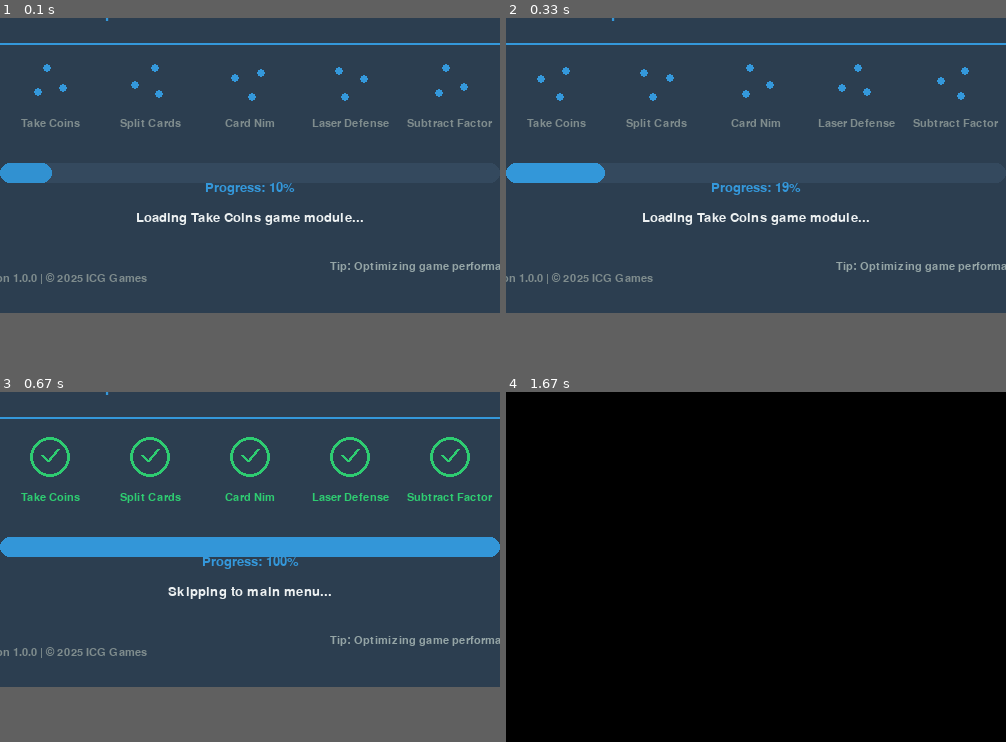
Above: before the commit, frames 1-4 (two rows, left to right).
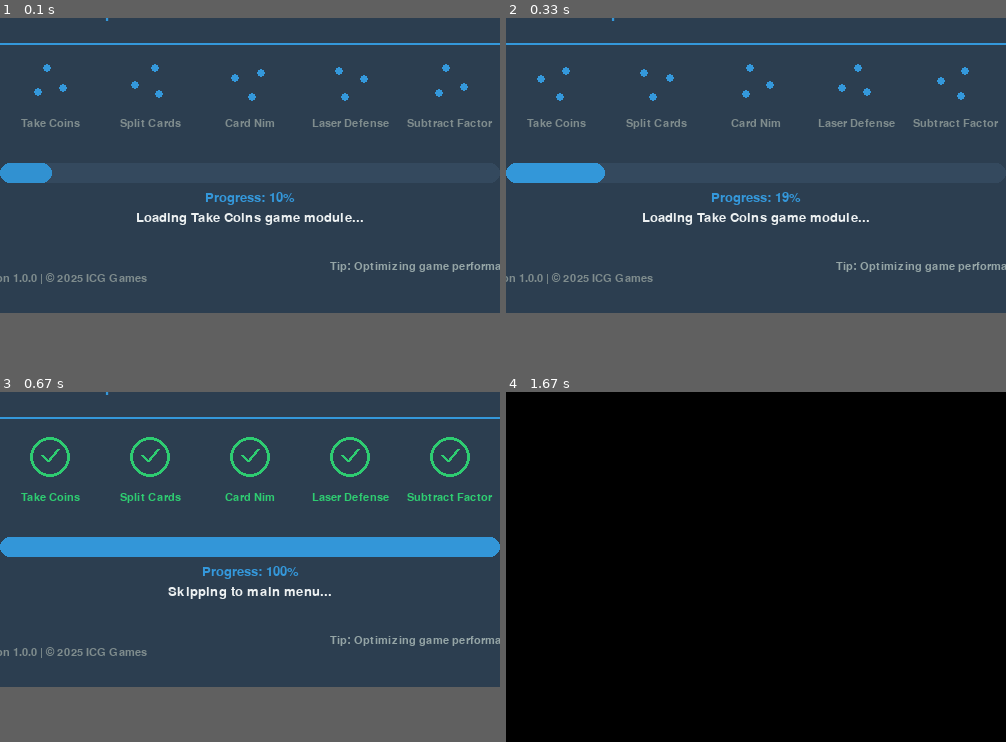
Above: after the commit, the same moments.

Repository: JieteXue/ICG-Games
Game: pygame game, started from src/main.py
Two runs of this game, one before a commit and one after it. Both use one fixed random seed, a clock stepped at 60 frames per second and the inputs below.
Inputs:
- Up to frame 1 (0.1 s): no input
- Up to frame 2 (0.33 s): no input
- Up to frame 3 (0.67 s): tap Space at 0.33 s
- Up to frame 4 (1.67 s): no input
The pictures show only the part of the screen within x 5-55%, y 15-65%; the shares and areas given below are measured in that part.

The runs differ from the first frame. In frame 1, 0.5% of the frame differs, in the area x 41-59%, y 46-54%; in frame 2, 0.5%; in frame 3, 0.5%, in the area x 40-60%, y 47-54%; in frame 4, nothing differs.

Commit message:
Settings
1. change splashtext to avoid overlap

Diff:
--- a/src/games/subtract_factor/ui.py
+++ b/src/games/subtract_factor/ui.py
@@ -147,7 +147,7 @@
             result_color = LOSE_COLOR if result < game_logic.threshold_k else TEXT_COLOR
             result_status = "LOSE!" if result < game_logic.threshold_k else f"{result}"
             result_text = self.font_manager.small.render(
-                f"Selected: {game_logic.selected_factor} → New value: {result_status}",
+                f"Selected: {game_logic.selected_factor}    New value: {result_status}",
                 True, result_color
             )
             self.screen.blit(result_text, (SCREEN_WIDTH//2 - result_text.get_width()//2, selection_y + 120))
--- a/src/ui/splash_screen.py
+++ b/src/ui/splash_screen.py
@@ -153,7 +153,7 @@
 
         # Progress text
         progress_text = status_font.render(f"Progress: {int(self.progress)}%", True, accent_color)
-        progress_rect = progress_text.get_rect(center=(width//2, progress_y + 25))
+        progress_rect = progress_text.get_rect(center=(width//2, progress_y + 35))
         self.screen.blit(progress_text, progress_rect)
 
         # Status text
